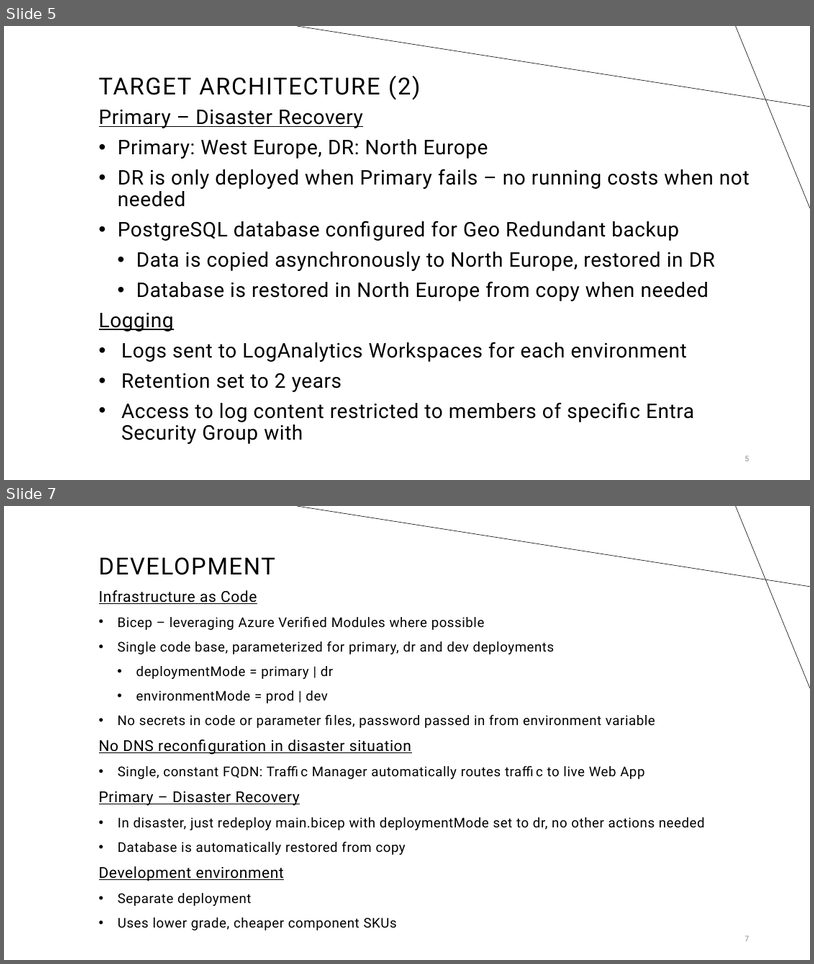
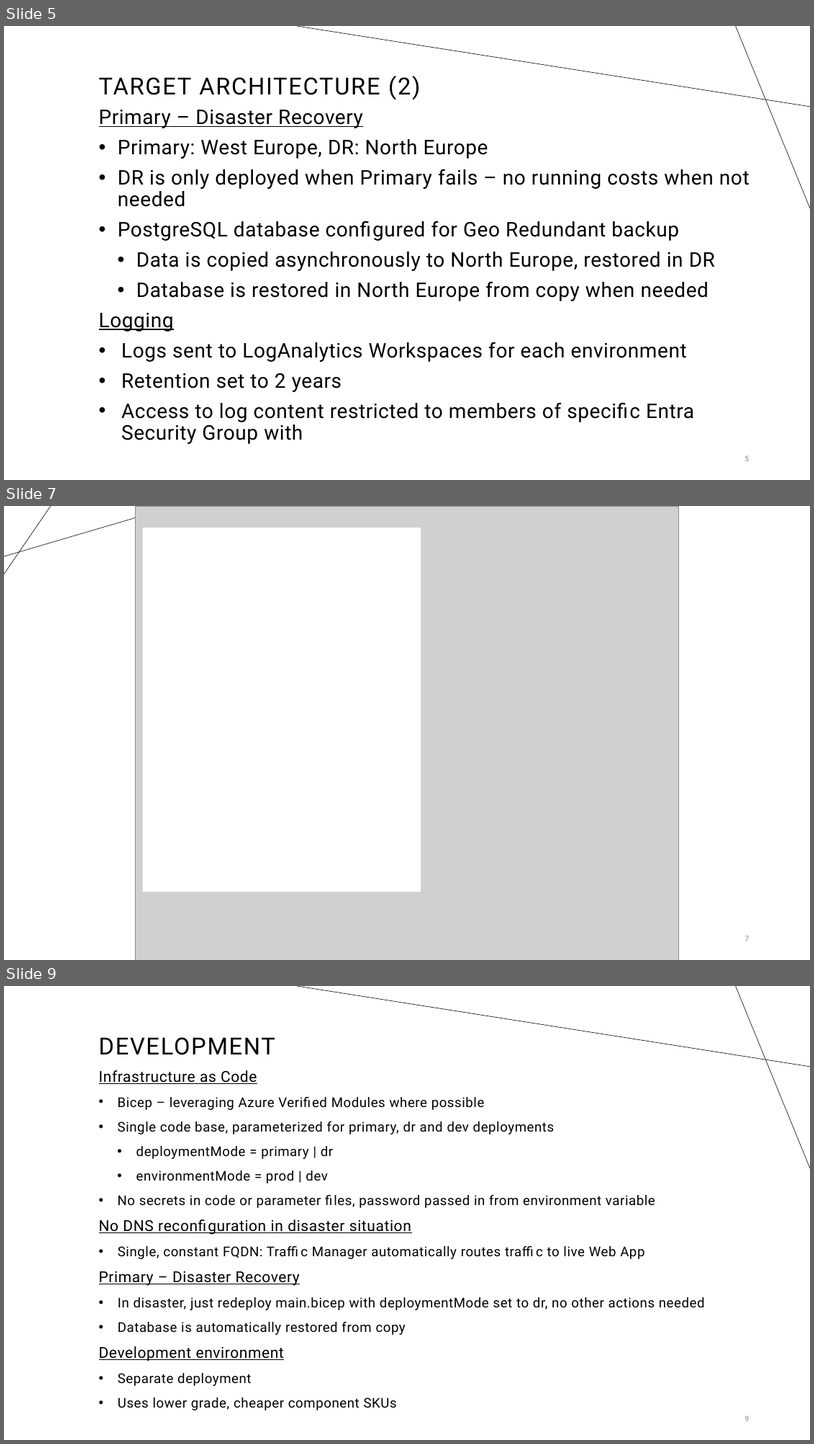
Before and after one commit to mddazure/cloudnation, a slide deck: slides/novabank.pptx. Shown one above the other, each under a label of ours: slides 5 and 7 before the commit, slides 5, 7 and 9 after it; the slides between them are not shown. The pictures are 814x964 and 814x1444 pixels, drawn with LibreOffice and Linux fonts; fonts in the diff are those of the drawing; grey boxes stand for pictures. Boxes give left, top, right and bottom in pixels: in the first picture for what was removed or moved away, otherwise in the second. Text is boxed around its words. In the diff, an @@ line names an element or a change of style, - is before the commit and + after.

```diff
--- a/slides/novabank.pptx
+++ b/slides/novabank.pptx
@@ slide 7 added at (x1=4, y1=506, x2=810, y2=960), background #FFFFFF @@
@@ line added from (4, 556) to (175, 506), #000000 0.5 pt @@
@@ line added from (51, 506) to (4, 574), #000000 0.5 pt @@
@@ picture added at (x1=135, y1=506, x2=680, y2=960) @@
@@ rectangle added at (x1=142, y1=527, x2=421, y2=891), fill #FFFFFF @@
@@ page number added at (x1=745, y1=935, x2=749, y2=941), 9 pt, text #8C8C8C @@
+7
@@ what was slide 7 is now slide 9 @@
@@ page number at (x1=745, y1=1415, x2=749, y2=1421): text changed @@
-7
+9
```
Also in this commit, not shown: 1 slide changed, 1 other slide added, 2 other files.
